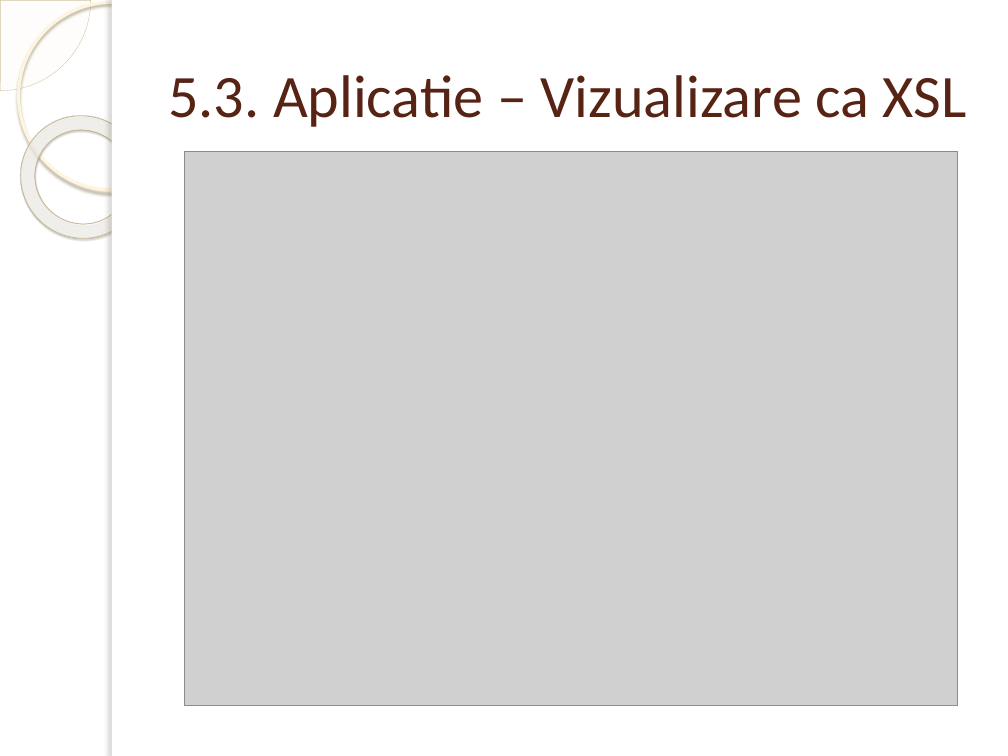
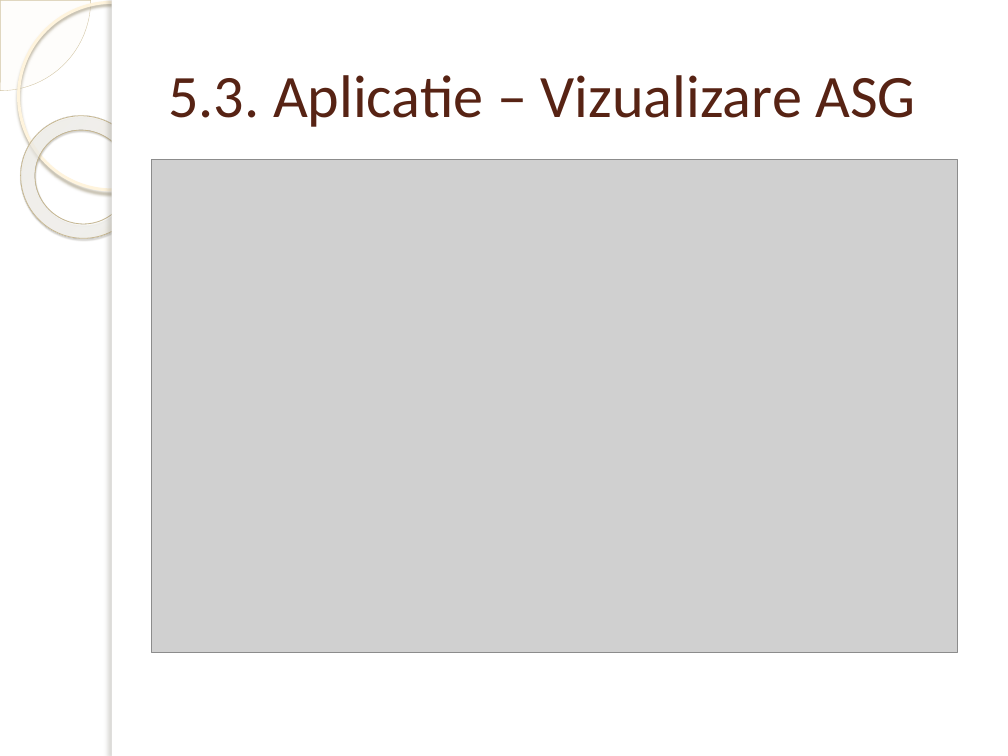
Before and after one commit to mariansurdu/xml, a slide deck: slide 9 of Prezentare.pptx. Drawn at 1008x756 pixels with LibreOffice and Linux fonts; fonts in the diff are those of the drawing; grey boxes stand for pictures; background and template pictures are left out. Boxes give left, top, right and bottom in pixels: in the first picture for what was removed or moved away, otherwise in the second. Text is boxed around its words. In the diff, an @@ line names an element or a change of style, - is before the commit and + after.

```diff
--- a/Prezentare.pptx
+++ b/Prezentare.pptx
@@ title at [168,75,915,127]: text changed @@
-5.3. Aplicatie – Vizualizare ca XSL
+5.3. Aplicatie – Vizualizare ASG
@@ picture: place and size @@
-picture at [184,151,958,706]
+picture at [151,159,958,652]
```
Also in this commit, not shown: 10 other slides changed, 2 slides added, 2 other files.
